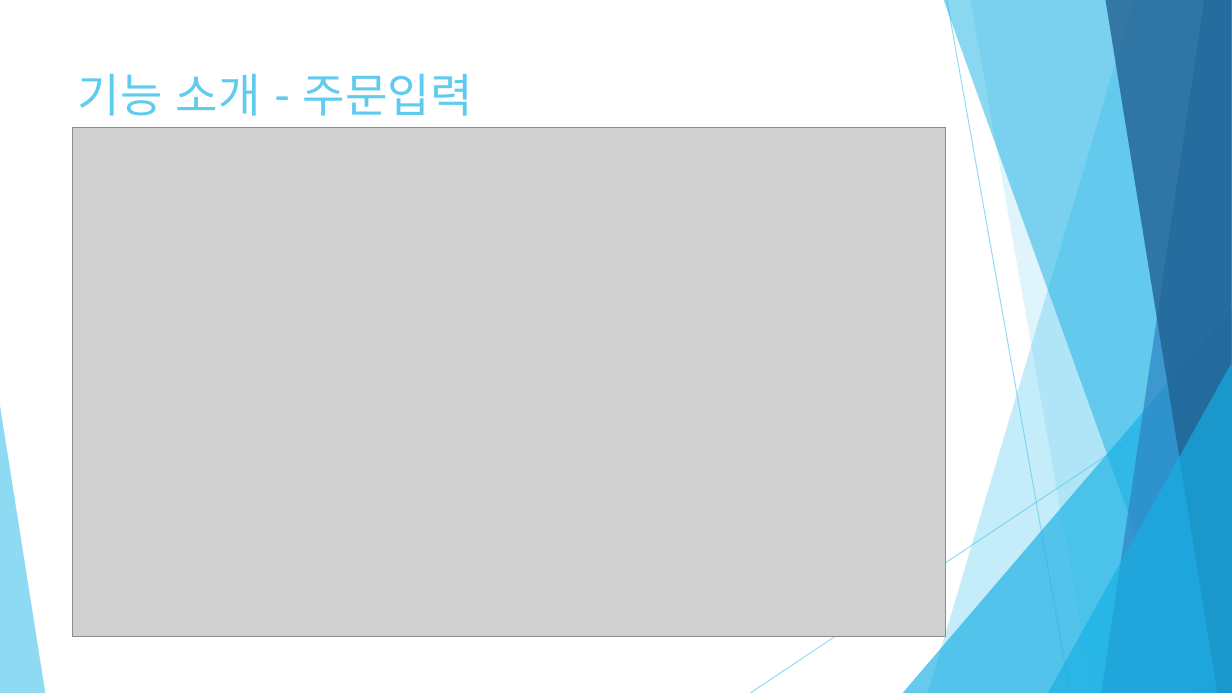
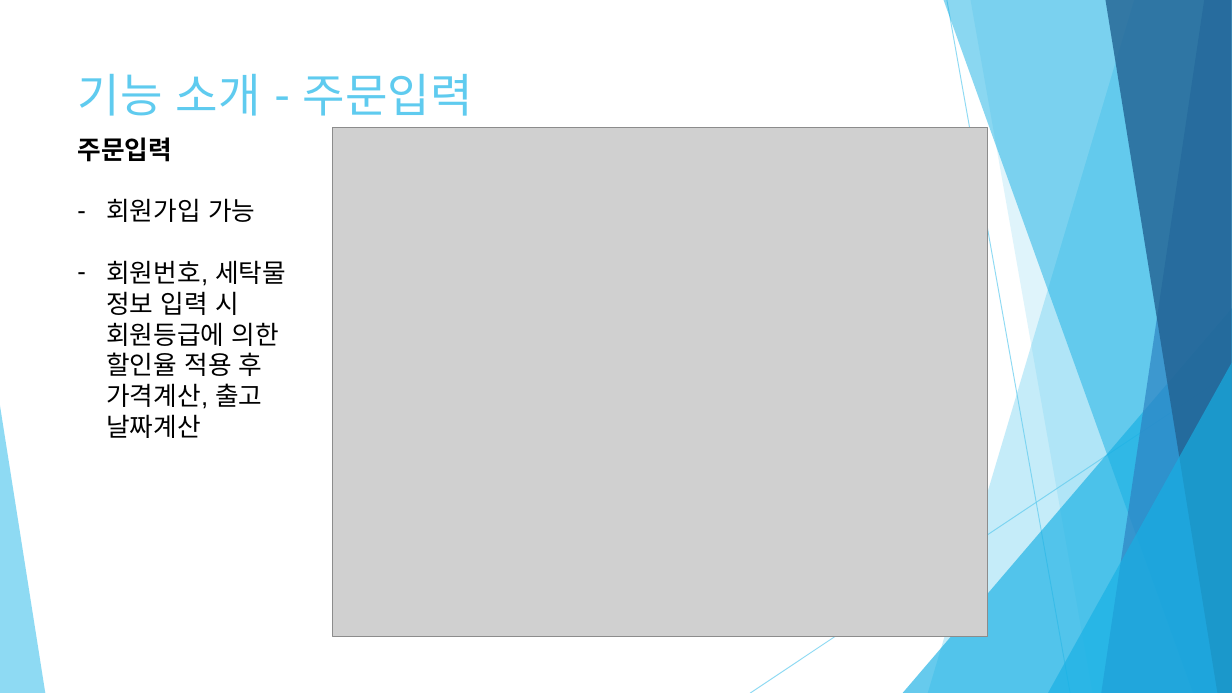
Before and after one commit to mywns123/project_yeop, a slide deck: slide 7 of document/세탁물 주문 관리_임준엽.pptx (slide 13 before the commit). Drawn at 1232x693 pixels with LibreOffice and Linux fonts; fonts in the diff are those of the drawing; grey boxes stand for pictures. Boxes give left, top, right and bottom in pixels: in the first picture for what was removed or moved away, otherwise in the second. Text is boxed around its words. In the diff, an @@ line names an element or a change of style, - is before the commit and + after.

```diff
--- a/document/세탁물 주문 관리_임준엽.pptx
+++ b/document/세탁물 주문 관리_임준엽.pptx
@@ text added at [77,137,286,438], 20 pt, text #000000 @@
+주문입력
+– 회원가입 가능
+– 회원번호, 세탁물 정보 입력 시 회원등급에 의한 할인율 적용 후 가격계산, 출고 날짜계산
@@ picture: place and size @@
-picture at [73,128,946,637]
+picture at [333,128,988,637]
```
Also in this commit, not shown: 18 other slides changed, 6 slides removed, 4 other files.
